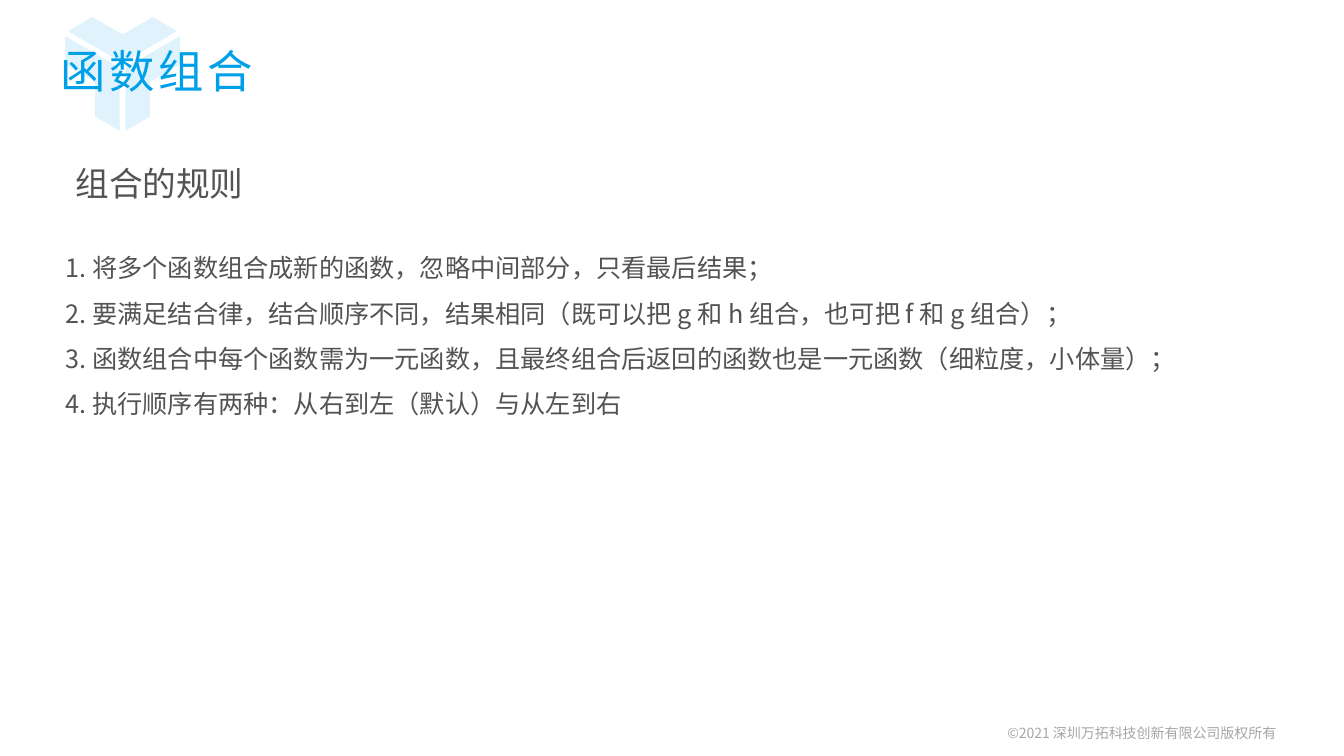
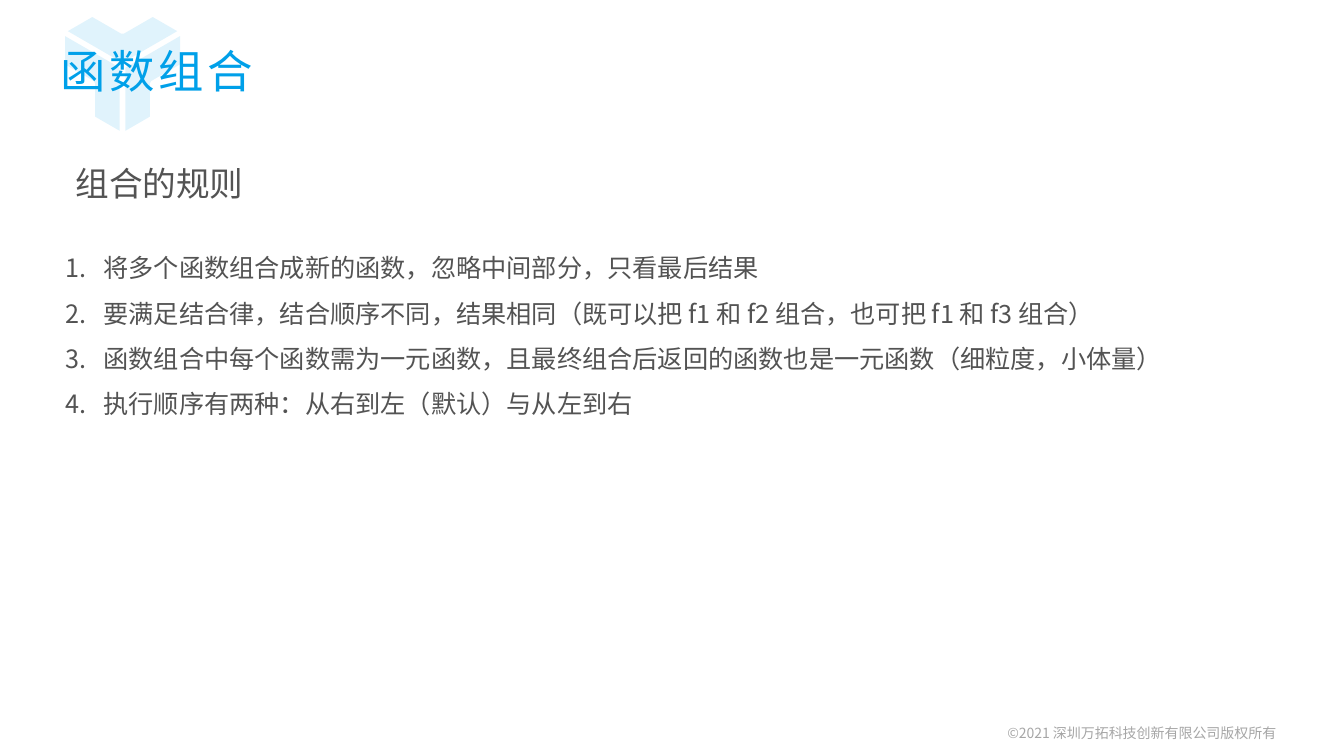
Before and after one commit to ZengLingYong/Blog, a slide deck: slide 24 of 函数编程范式.pptx. Drawn at 1344x756 pixels with LibreOffice and Linux fonts; fonts in the diff are those of the drawing; background and template pictures are left out. Boxes give left, top, right and bottom in pixels: in the first picture for what was removed or moved away, otherwise in the second. Text is boxed around its words. In the diff, an @@ line names an element or a change of style, - is before the commit and + after.

```diff
--- a/函数编程范式.pptx
+++ b/函数编程范式.pptx
@@ text at (103,256,1161,416): text changed @@
-1. 将多个函数组合成新的函数，忽略中间部分，只看最后结果；
-2. 要满足结合律，结合顺序不同，结果相同（既可以把 g 和 h 组合，也可把 f 和 g 组合）；
-3. 函数组合中每个函数需为一元函数，且最终组合后返回的函数也是一元函数（细粒度，小体量）；
-4. 执行顺序有两种：从右到左（默认）与从左到右
+1. 将多个函数组合成新的函数，忽略中间部分，只看最后结果
+2. 要满足结合律，结合顺序不同，结果相同（既可以把 f1 和 f2 组合，也可把 f1 和 f3 组合）
+3. 函数组合中每个函数需为一元函数，且最终组合后返回的函数也是一元函数（细粒度，小体量）
+4. 执行顺序有两种：从右到左（默认）与从左到右
```
Also in this commit, not shown: 14 other slides changed.
